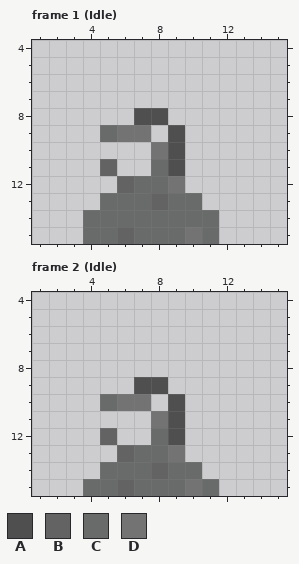
A pixel-art file gets an edit: art/ase/dustBunny.aseprite. Above: the version before the commit.
16x16 pixels, 13 frames. Shown: frame 1 (Idle): x 1..15, y 4..15; frame 2 (Idle): x 1..15, y 4..15. The commit also changed other frames, which this record leaves out.
Palette (. is transparent): A #4f4f4f  B #636363  C #696a6a  D #737373
Pixels before, frame 1 (Idle), first column x 4:
 8 ...AA...
 9 .CDD.A..
10 ....DA..
11 .B..CA..
12 ..BCCD..
13 .CCCBCC.
14 CCCCCCCC
15 CCBCCCDC
Pixels before, frame 2 (Idle), first column x 4:
 9 ...AA...
10 .CDD.A..
11 ....DA..
12 .B..CA..
13 ..BCCD..
14 .CCCBCC.
15 CCBCCCDC
After the commit:
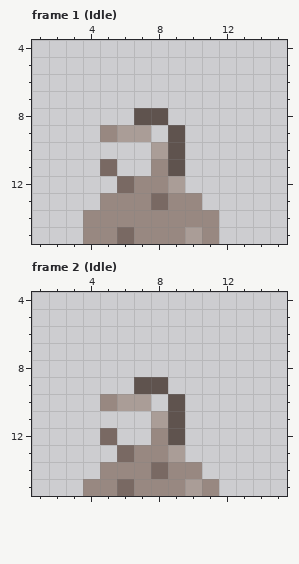
Edits made:
colour A: #4f4f4f -> #5f534e
colour B: #636363 -> #796963
colour C: #696a6a -> #988881
colour D: #737373 -> #aa9d97
Changed places in both pictures, as pixel boxes (x1, y1, x2, y2):
changed: (83, 108, 219, 244)
changed: (83, 377, 219, 496)
